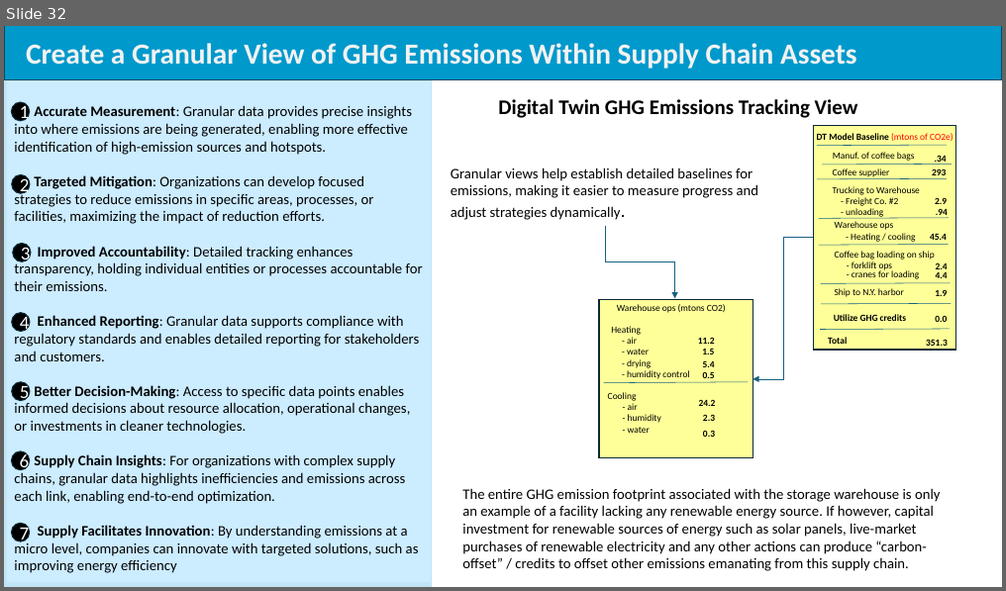
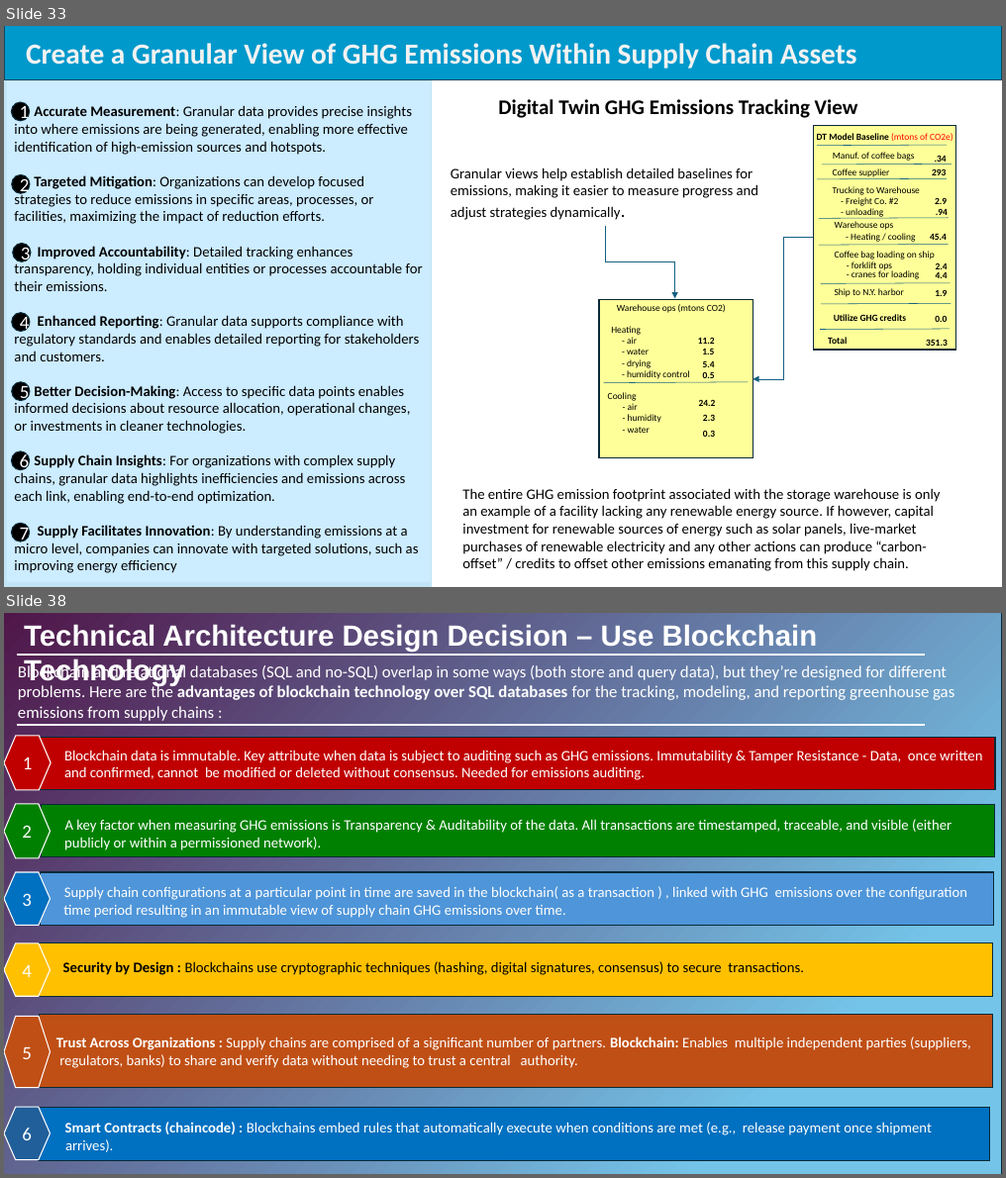
Before and after one commit to JSPApril/NZDT-Architecture, a slide deck: Net Zero Digital Twin-In Process - working copy.pptx. Shown one above the other, each under a label of ours: slide 32 before the commit, slides 33 and 38 after it; the slides between them are not shown. The pictures are 1006x591 and 1006x1178 pixels, drawn with LibreOffice and Linux fonts; fonts in the diff are those of the drawing. Boxes give left, top, right and bottom in pixels: in the first picture for what was removed or moved away, otherwise in the second. Text is boxed around its words. In the diff, an @@ line names an element or a change of style, - is before the commit and + after.

```diff
--- a/Net Zero Digital Twin-In Process - working copy.pptx
+++ b/Net Zero Digital Twin-In Process - working copy.pptx
@@ slide 38 added at (4,613,1002,1174), background #FFFFFF @@
@@ rectangle added at (4,613,1001,1174), fill gradient #74C4E9 to #501649 to #A2D8F0, outline #092A39 1 pt @@
@@ text added at (24,624,818,686), 28 pt, text #FFFFFF, bold @@
+Technical Architecture Design Decision – Use Blockchain Technology
@@ line added from (17, 655) to (925, 655), #FFFFFF 1.5 pt @@
@@ text added at (18,664,954,721), 16 pt, text #FFFFFF @@
+Blockchain and relational databases (SQL and no-SQL) overlap in some ways (both store and query data), but they’re designed for different problems. Here are the advantages of blockchain technology over SQL databases for the tracking, modeling, and reporting greenhouse gas emissions from supply chains :
@@ line added from (17, 725) to (925, 725), #FFFFFF 1.5 pt @@
@@ hexagon added at (4,736,51,790), fill #C00000, outline #FFFFFF 1 pt, 18 pt, text #FFFFFF @@
+1
@@ rectangle added at (41,738,995,790), fill #C00000, outline #092A39 1 pt, 14 pt, text #FFFFFF @@
+Blockchain data is immutable. Key attribute when data is subject to auditing such as GHG emissions. Immutability & Tamper Resistance - Data, once written
+and confirmed, cannot be modified or deleted without consensus. Needed for emissions auditing.
@@ hexagon added at (4,804,50,859), fill #008000, outline #FFFFFF 1 pt, 18 pt, text #FFFFFF @@
+2
@@ rectangle added at (41,805,994,858), fill #008000, outline #092A39 1 pt, 14 pt, text #FFFFFF @@
+A key factor when measuring GHG emissions is Transparency & Auditability of the data. All transactions are timestamped, traceable, and visible (either
+publicly or within a permissioned network).
@@ hexagon added at (4,872,50,926), fill #0070C0, outline #FFFFFF 1 pt, 18 pt, text #FFFFFF @@
+3
@@ rectangle added at (40,872,994,926), fill #4E95D9, outline #092A39 1 pt, 14 pt, text #FFFFFF @@
+Supply chain configurations at a particular point in time are saved in the blockchain( as a transaction ) , linked with GHG emissions over the configuration
+time period resulting in an immutable view of supply chain GHG emissions over time.
@@ hexagon added at (4,944,50,997), fill #FFC000, outline #FFFFFF 1 pt, 18 pt, text #FFFFFF @@
+4
@@ rectangle added at (40,944,993,997), fill #FFC000, outline #092A39 1 pt, 14 pt, text #000000 @@
+Security by Design : Blockchains use cryptographic techniques (hashing, digital signatures, consensus) to secure transactions.
@@ hexagon added at (4,1017,50,1088), fill #C04F15, outline #FFFFFF 1 pt, 18 pt, text #FFFFFF @@
+5
@@ rectangle added at (40,1015,993,1088), fill #C04F15, outline #092A39 1 pt, 14 pt, text #FFFFFF @@
+Trust Across Organizations : Supply chains are comprised of a significant number of partners. Blockchain: Enables multiple independent parties (suppliers,
+regulators, banks) to share and verify data without needing to trust a central authority.
@@ hexagon added at (4,1107,50,1160), fill #215F9A, outline #FFFFFF 1 pt, 18 pt, text #FFFFFF @@
+6
@@ rectangle added at (39,1108,990,1161), fill #0070C0, outline #092A39 1 pt, 14 pt, text #FFFFFF @@
+Smart Contracts (chaincode) : Blockchains embed rules that automatically execute when conditions are met (e.g., release payment once shipment
+arrives).
@@ what was slide 32 is now slide 33 @@
```
Also in this commit, not shown: 10 slides changed, 15 other slides added, 1 other file.
